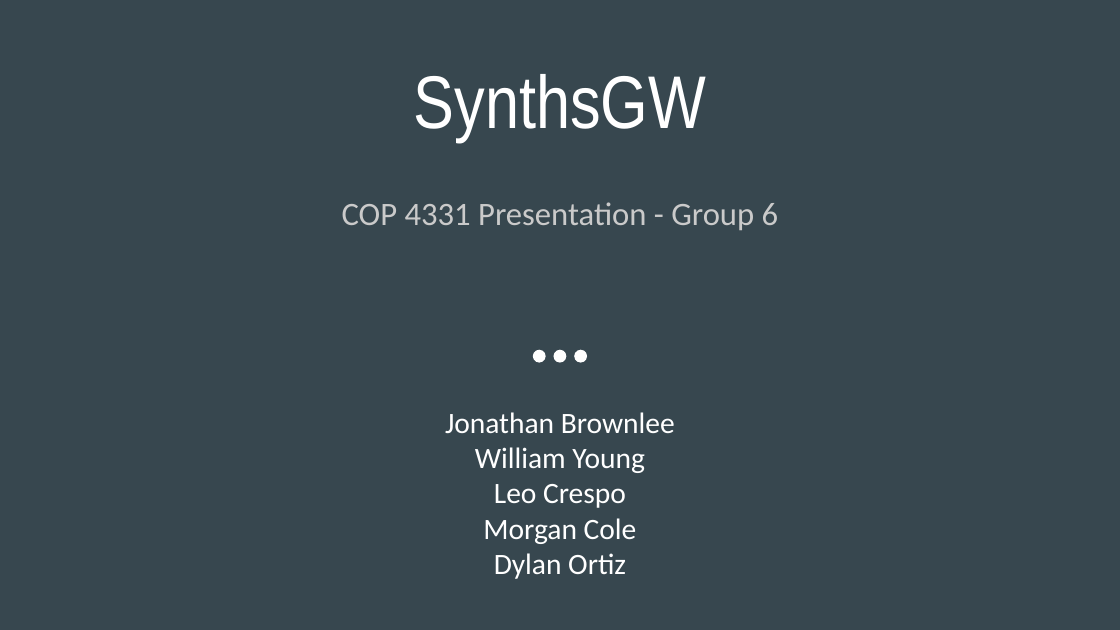
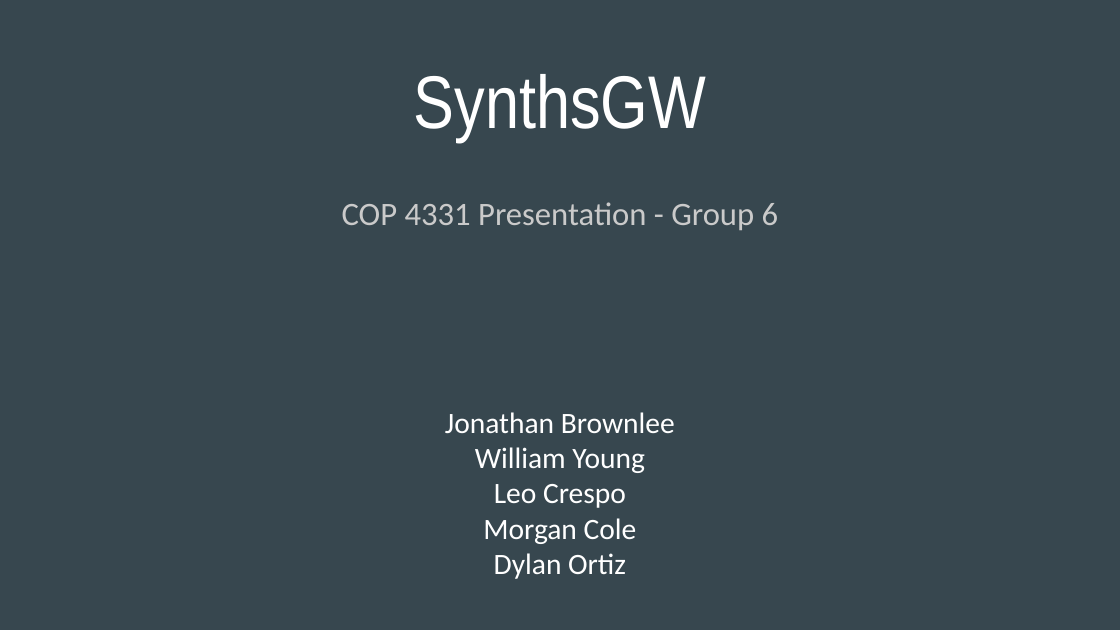
Before and after one commit to jon3654/synthsgw, a slide deck: slide 1 of Presentation.odp. Drawn at 1120x630 pixels with LibreOffice and Linux fonts; fonts in the diff are those of the drawing. Boxes give left, top, right and bottom in pixels: in the first picture for what was removed or moved away, otherwise in the second. Text is boxed around its words. In the diff, an @@ line names an element or a change of style, - is before the commit and + after.

```diff
--- a/Presentation.odp
+++ b/Presentation.odp
@@ ellipse removed at [533, 349, 545, 362] @@
@@ ellipse removed at [553, 349, 566, 362] @@
@@ ellipse removed at [575, 349, 587, 362] @@
```
Also in this commit, not shown: 4 other slides changed, 12 slides added, 1 slide removed.
